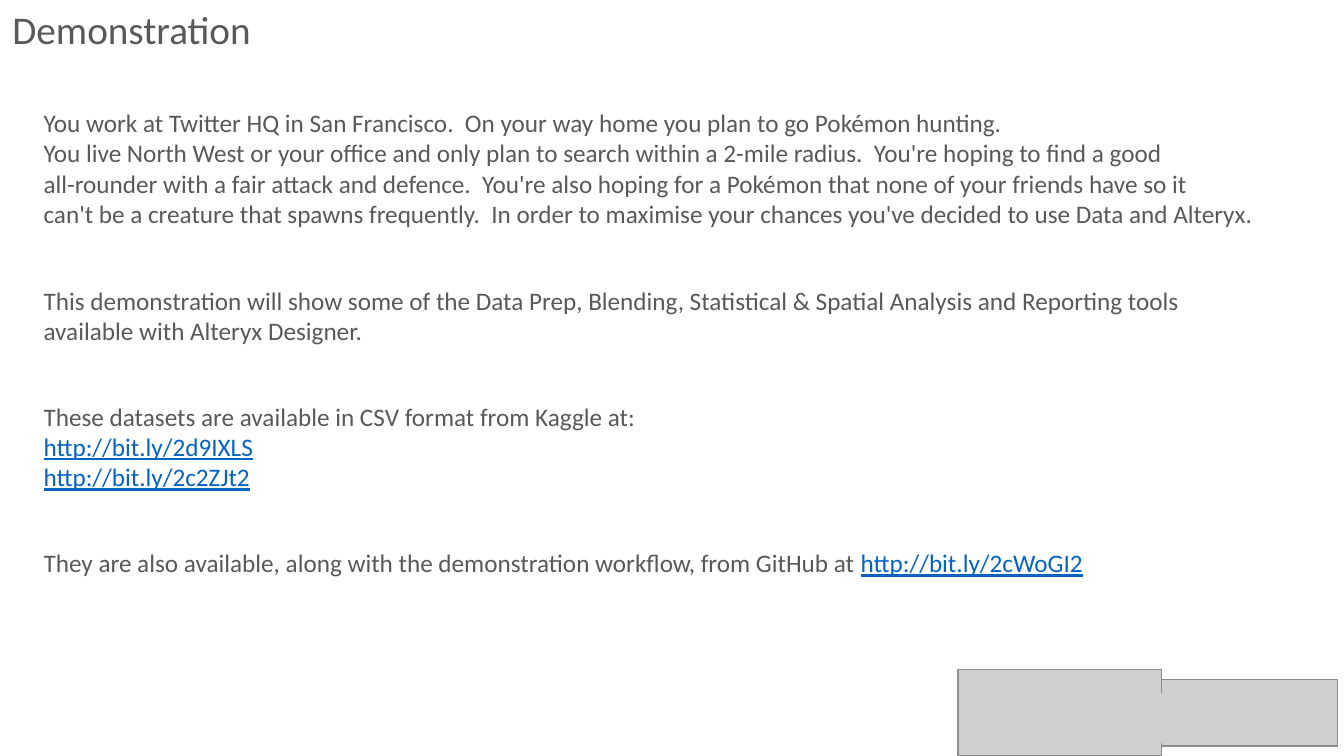
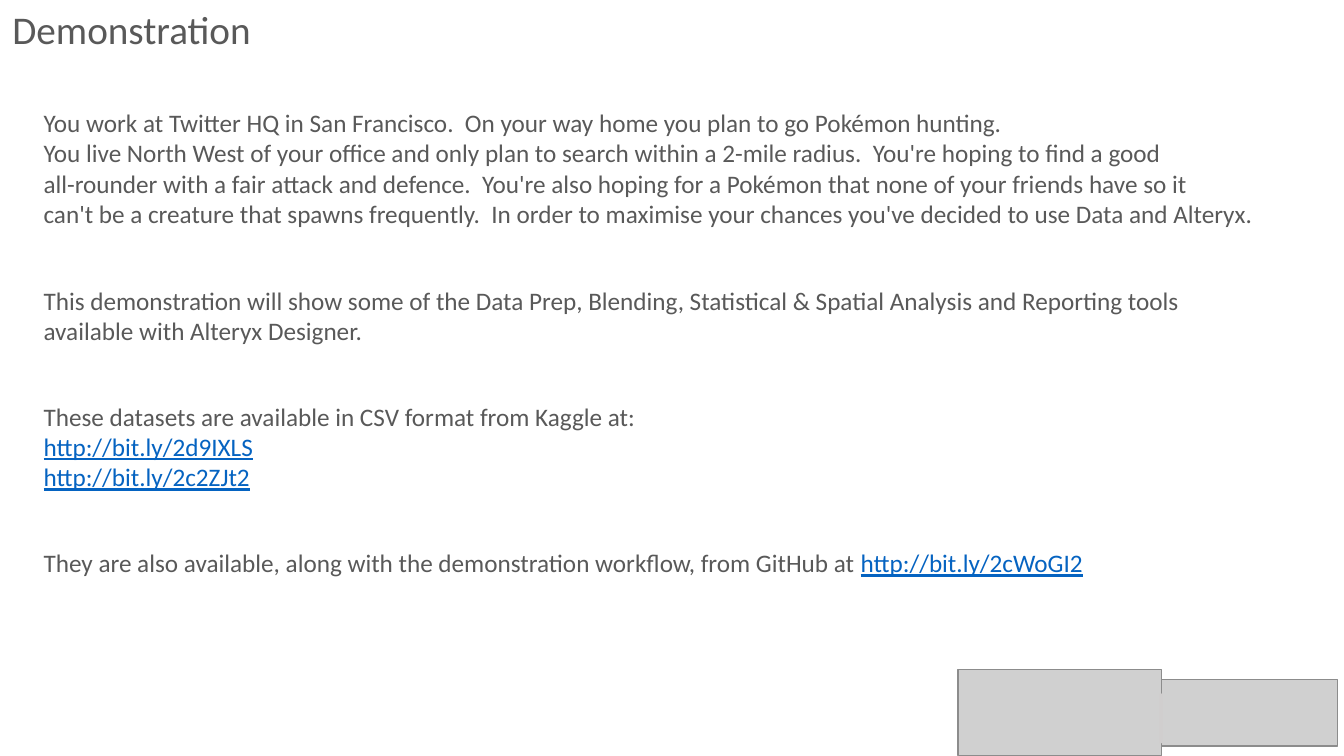
Before and after one commit to philbudden/alteryxDemo_SqlRelay16, a slide deck: slide 11 of sqlRelayCardiff2016.pptx. Drawn at 1344x756 pixels with LibreOffice and Linux fonts; fonts in the diff are those of the drawing; grey boxes stand for pictures. Boxes give left, top, right and bottom in pixels: in the first picture for what was removed or moved away, otherwise in the second. Text is boxed around its words. In the diff, an @@ line names an element or a change of style, - is before the commit and + after.

```diff
--- a/sqlRelayCardiff2016.pptx
+++ b/sqlRelayCardiff2016.pptx
@@ text at (x1=44, y1=144, x2=1160, y2=167): text changed @@
-You live North West or your office and only plan to search within a 2-mile radius. You're hoping to find a good
+You live North West of your office and only plan to search within a 2-mile radius. You're hoping to find a good
```
Also in this commit, not shown: 2 other files.
